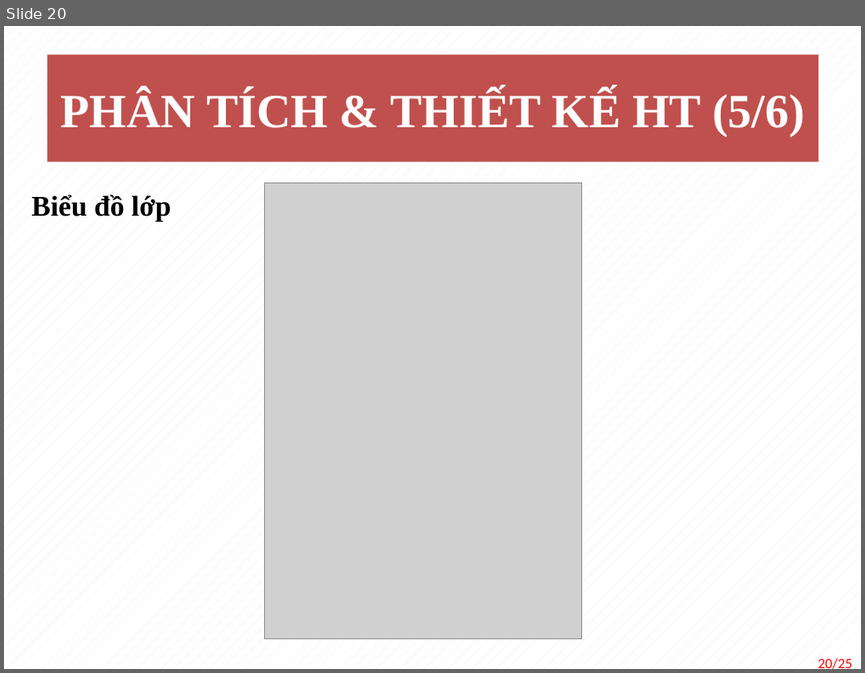
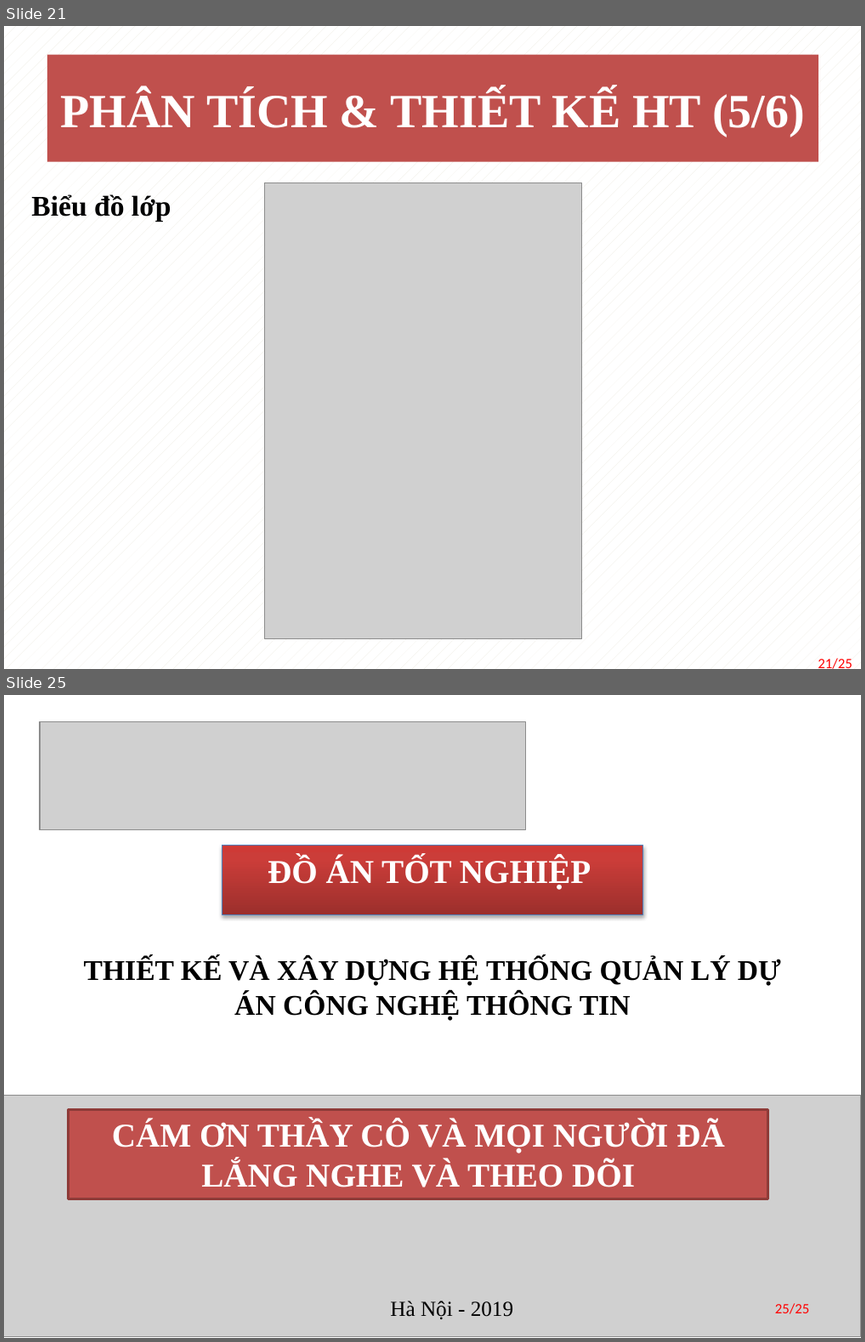
Before and after one commit to vukal2k/MyDoAn, a slide deck: document/TranLuongNgocTram_BaoCaoDoAn.pptx. Shown one above the other, each under a label of ours: slide 20 before the commit, slides 21 and 25 after it; the slides between them are not shown. The pictures are 865x673 and 865x1342 pixels, drawn with LibreOffice and Linux fonts; fonts in the diff are those of the drawing; grey boxes stand for pictures. Boxes give left, top, right and bottom in pixels: in the first picture for what was removed or moved away, otherwise in the second. Text is boxed around its words. In the diff, an @@ line names an element or a change of style, - is before the commit and + after.

```diff
--- a/document/TranLuongNgocTram_BaoCaoDoAn.pptx
+++ b/document/TranLuongNgocTram_BaoCaoDoAn.pptx
@@ slide 25 added at [4,695,861,1338], background #FFFFFF @@
@@ picture added at [40,722,526,830] @@
@@ rectangle added at [222,845,643,915], fill gradient #9C2F2D to #CB3E3A to #CE3B37, outline #4F81BD 0.75 pt, 28 pt, text #FFFFFF, bold @@
+ĐỒ ÁN TỐT NGHIỆP
@@ text added at [84,958,781,1020], 24 pt, text #000000, bold @@
+THIẾT KẾ VÀ XÂY DỰNG HỆ THỐNG QUẢN LÝ DỰ ÁN CÔNG NGHỆ THÔNG TIN
@@ picture added at [4,1095,861,1337] @@
@@ rectangle added at [69,1109,768,1198], fill #C0504D, outline #8E3B39 2 pt, 28 pt, text #FFFFFF, bold @@
+CÁM ƠN THẦY CÔ VÀ MỌI NGƯỜI ĐÃ LẮNG NGHE VÀ THEO DÕI
@@ text added at [390,1300,513,1319], 18 pt, text #000000 @@
+Hà Nội - 2019
@@ page number added at [775,1303,809,1314], 12 pt, text #FF0000 @@
+25/25
@@ what was slide 20 is now slide 21 @@
@@ page number at [817,658,851,669]: text changed @@
-20/25
+21/25
```
Also in this commit, not shown: 14 slides changed, 3 other slides added, 4 slides removed, 5 other files.
